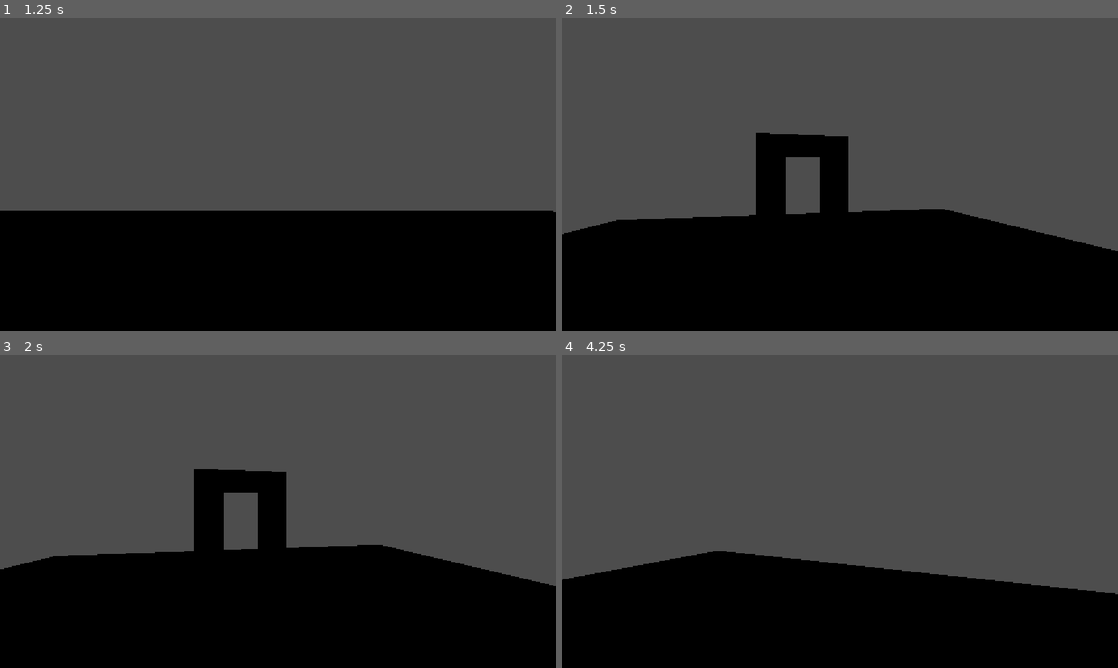
Above: before the commit, frames 1-4 (two rows, left to right).
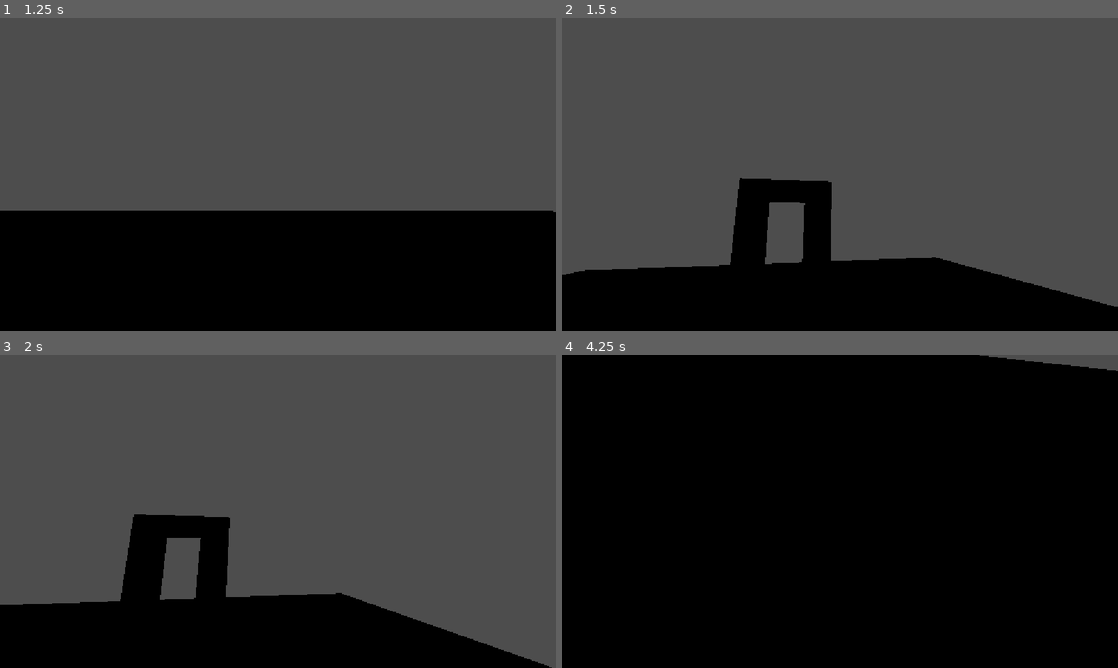
Above: after the commit, the same moments.

Repository: JoshuahMi/WeltenbastlerWalkingSimulator
Game: Godot game, scene res://Template/Main/WbWsMain.tscn
Same seed, same stepped clock (60 frames per second), same inputs: the game is played once before the commit and once after it.
Inputs (mouse positions are in pixels of both pictures, inside the frame that each line leads up to):
- Up to frame 1 (1.25 s): click "Darstellung Starten" at 0.5 s
- Up to frame 2 (1.5 s): tap Enter (ui_accept) at 1.25 s; move the mouse to (962, 158) at 1.27 s; hold D (MoveRight) from 1.28 s (still down)
- Up to frame 3 (2 s): keep holding D (MoveRight); tap Enter (ui_accept) at 1.52 s
- Up to frame 4 (4.25 s): move the mouse to (728, 527) at 2.02 s; release D (MoveRight) at 2.03 s; hold S (MoveBackwards) 2.03-2.78 s; tap Enter (ui_accept) at 2.27, 3.77 s; move the mouse to (895, 442) at 2.77 s; hold D (MoveRight) 2.78-3.53 s; move the mouse to (812, 574) at 3.52 s; hold W (MoveForward) from 3.53 s (still down)

Frame 1 is identical in both runs. In frame 2, 17% of the frame differs, in the area x 0-100%, y 36-93%; in frame 3, 20%; in frame 4, 68%, in the area x 0-100%, y 0-77%.

Commit message:
Worked on level transition

Diff:
--- a/Presentation/Database/LevelDatabase.tres
+++ b/Presentation/Database/LevelDatabase.tres
@@ -4,6 +4,7 @@
 [ext_resource type="Script" uid="uid://bsltab2ufr0wu" path="res://Template/Types/WbWsLevelIdentity.gd" id="1_tm3rj"]
 [ext_resource type="PackedScene" uid="uid://svklt8jt4653" path="res://Presentation/Levels/ExampleLevel.tscn" id="2_keyxa"]
 [ext_resource type="Script" uid="uid://cwo0t51plmxrb" path="res://Template/Types/WbWsSpawnPoint.gd" id="3_siiy1"]
+[ext_resource type="PackedScene" uid="uid://dbeow8dpj3s3c" path="res://Presentation/Levels/ExampleLevel2.tscn" id="4_d5wdj"]
 
 [sub_resource type="Resource" id="Resource_r6t7t"]
 script = ExtResource("3_siiy1")
@@ -18,8 +19,14 @@
 spawn_points = Array[ExtResource("3_siiy1")]([SubResource("Resource_r6t7t")])
 metadata/_custom_type_script = "uid://bsltab2ufr0wu"
 
+[sub_resource type="Resource" id="Resource_ka0kk"]
+script = ExtResource("1_tm3rj")
+adress = "Example2"
+level = ExtResource("4_d5wdj")
+metadata/_custom_type_script = "uid://bsltab2ufr0wu"
+
 [resource]
 script = ExtResource("1_28wrd")
 start_adress = "Example"
-levels = Array[ExtResource("1_tm3rj")]([SubResource("Resource_24aui")])
+levels = Array[ExtResource("1_tm3rj")]([SubResource("Resource_24aui"), SubResource("Resource_ka0kk")])
 metadata/_custom_type_script = "uid://dr2si0xd8aj1n"
--- /dev/null
+++ b/Presentation/Levels/ExampleLevel2.tscn
@@ -0,0 +1,29 @@
+[gd_scene format=3 uid="uid://dbeow8dpj3s3c"]
+
+[ext_resource type="Script" uid="uid://bppu1gw6eq55r" path="res://Template/Main/Game/Environment/Level/wb_ws_level.gd" id="1_crad4"]
+
+[node name="ExampleLevel2" type="Node3D" unique_id=924117408]
+script = ExtResource("1_crad4")
+metadata/_custom_type_script = "uid://bppu1gw6eq55r"
+
+[node name="CSGCombiner3D" type="CSGCombiner3D" parent="." unique_id=982109436]
+use_collision = true
+
+[node name="CSGBox3D" type="CSGBox3D" parent="CSGCombiner3D" unique_id=548314087]
+size = Vector3(142.03516, 1, 77.04492)
+
+[node name="CSGBox3D2" type="CSGBox3D" parent="CSGCombiner3D" unique_id=1250603957]
+transform = Transform3D(1, 0, 0, 0, 1, 0, 0, 0, 1, -41.24619, 13.942997, 0)
+size = Vector3(1, 29.425537, 1)
+
+[node name="CSGBox3D3" type="CSGBox3D" parent="CSGCombiner3D" unique_id=1101600094]
+transform = Transform3D(1, 0, 0, 0, 1, 0, 0, 0, 1, -28.735567, 13.942997, 0)
+size = Vector3(1, 29.425537, 1)
+
+[node name="CSGBox3D4" type="CSGBox3D" parent="CSGCombiner3D" unique_id=260542224]
+transform = Transform3D(1, 0, 0, 0, 1, 0, 0, 0, 1, -17.211254, 13.942997, 0)
+size = Vector3(1, 29.425537, 1)
+
+[node name="CSGBox3D5" type="CSGBox3D" parent="CSGCombiner3D" unique_id=2036089566]
+transform = Transform3D(1, 0, 0, 0, 1, 0, 0, 0, 1, -52.09943, 13.942997, 0)
+size = Vector3(1, 29.425537, 1)
--- a/Template/Main/Game/Environment/Level/wb_ws_teleport_point.gd
+++ b/Template/Main/Game/Environment/Level/wb_ws_teleport_point.gd
@@ -3,11 +3,13 @@
 ## A class with an Area3D that will emit a signal to teleport to a specific level
 ## at a specific point when the player enters it
 
-@export var level_adress: String = "Außenwelt"
+@export var level_adress: String = "OuterWorld"
 @export var spawn_point_adress: String = "Schlosstor"
 
 # Called when the node enters the scene tree for the first time.
 func _ready() -> void:
+
+	body_entered.connect(_on_body_entered)
 
 	add_to_group("TeleportPoint")
 
@@ -17,3 +19,13 @@
 # Called every frame. 'delta' is the elapsed time since the previous frame.
 func _process(delta: float) -> void:
 	pass
+
+func _on_body_entered(body):
+
+	var game: WbWsGame = get_tree().get_first_node_in_group("Game") as WbWsGame
+
+	game.load_level("Example2")
+
+	# teleport
+	print_debug("Teleported!")
+	pass
--- a/Template/Main/Game/Player/wb_ws_player.gd
+++ b/Template/Main/Game/Player/wb_ws_player.gd
@@ -1,13 +1,15 @@
 class_name WbWsPlayer extends CharacterBody3D
+## The player class
 
 @onready var camera: Camera3D = $Camera3D
 
-## The player class
 
 const SPEED = 5.0
 const JUMP_VELOCITY = 4.5
 
 func _ready() -> void:
+
+	Input.mouse_mode = Input.MOUSE_MODE_CAPTURED
 
 	add_to_group("Player")
 
@@ -15,8 +17,14 @@
 
 func _unhandled_input(event: InputEvent) -> void:
 
+	# LOOK
+
 	if event is InputEventMouseMotion:
 		rotate_y(-0.01 * event.screen_relative.x)
+
+		camera.rotate_x(-0.01 * event.screen_relative.y)
+
+
 		pass
 
 func _physics_process(delta: float) -> void:
@@ -30,7 +38,7 @@
 
 	# Get the input direction and handle the movement/deceleration.
 	# As good practice, you should replace UI actions with custom gameplay actions.
-	var input_dir := Input.get_vector("ui_left", "ui_right", "ui_up", "ui_down")
+	var input_dir := Input.get_vector("MoveLeft", "MoveRight", "MoveForward", "MoveBackwards")
 	var direction := (transform.basis * Vector3(input_dir.x, 0, input_dir.y)).normalized()
 	if direction:
 		velocity.x = direction.x * SPEED
--- a/Template/Main/Game/wb_ws_game.gd
+++ b/Template/Main/Game/wb_ws_game.gd
@@ -40,12 +40,22 @@
 
 ## This function will delete the current level and load and instantiate a new one.
 ## Will also detach the player from the current level and add them as a child to the new one.
-func load_level(adress: String):
+func load_level(adress: String, spawn_point: String = ""):
 
 
+	wipe_world()
 
-	pass
+	# Then instantiate the level scene
 
+	var level_id: WbWsLevelIdentity = levels.get_level_id_by_adress(adress)
+
+	var level_scene = level_id.level
+
+	var level = level_scene.instantiate()
+
+	add_child(level)
+
+	spawn_player(levels.get_starting_level_id().default_spawn_point)
 
 
 ## Will delete the player and the game world
